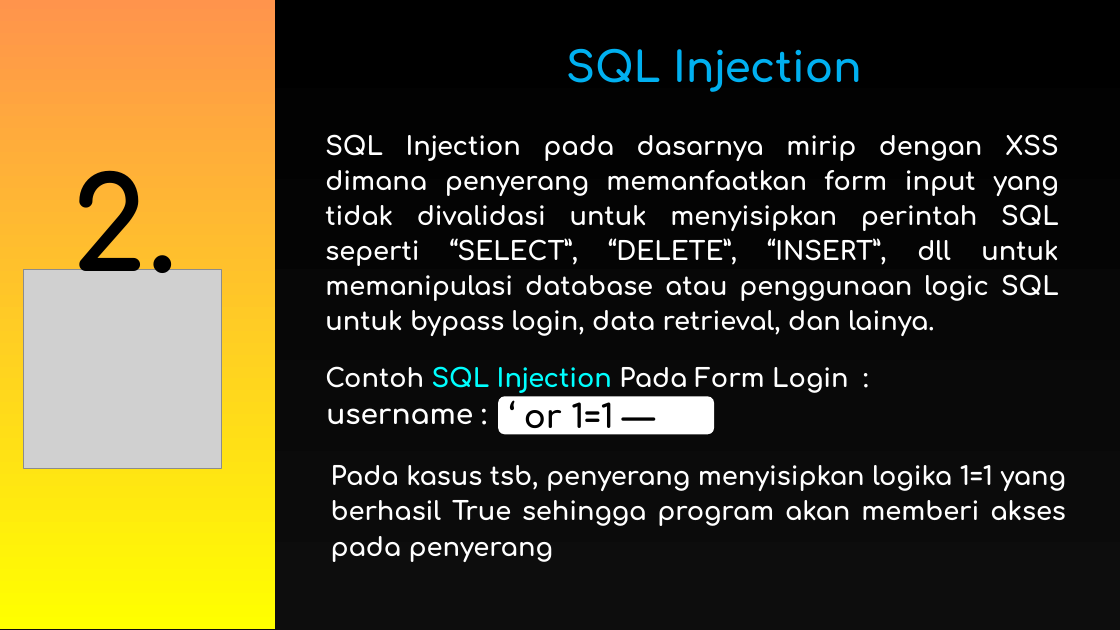
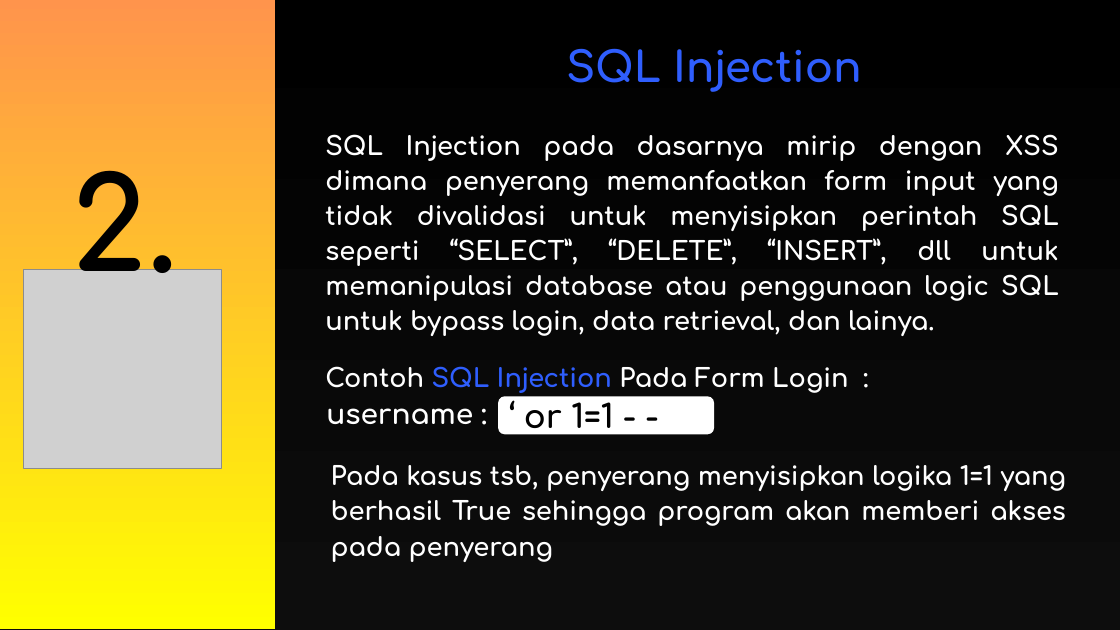
Before and after one commit to Fhreiz77/Watson-Scroll-Fesnuk-, a slide deck: slide 12 of John/PPT_Keamanan_Data.pptx. Drawn at 1120x630 pixels with LibreOffice and Linux fonts; fonts in the diff are those of the drawing; grey boxes stand for pictures; background and template pictures are left out. Boxes give left, top, right and bottom in pixels: in the first picture for what was removed or moved away, otherwise in the second. Text is boxed around its words. In the diff, an @@ line names an element or a change of style, - is before the commit and + after.

```diff
--- a/John/PPT_Keamanan_Data.pptx
+++ b/John/PPT_Keamanan_Data.pptx
@@ text "SQL Injection" at [566,48,862,92]: text colour gradient #00B0F0 to #00F0E0 to gradient #2F5EFD to #00B0F0 @@
@@ text "Contoh SQL Injection Pada Form ..." at [325,366,848,393]: text colour gradient #00FFFF to #00B0F0 to gradient #2F5EFD to #00B0F0 in "SQL Injection" @@
@@ text in rounded rectangle at [524,391,613,436]: text changed @@
-‘ or 1=1 —
+‘ or 1=1 - -
```
Also in this commit, not shown: 4 other slides changed, 2 slides added, 1 slide removed.
